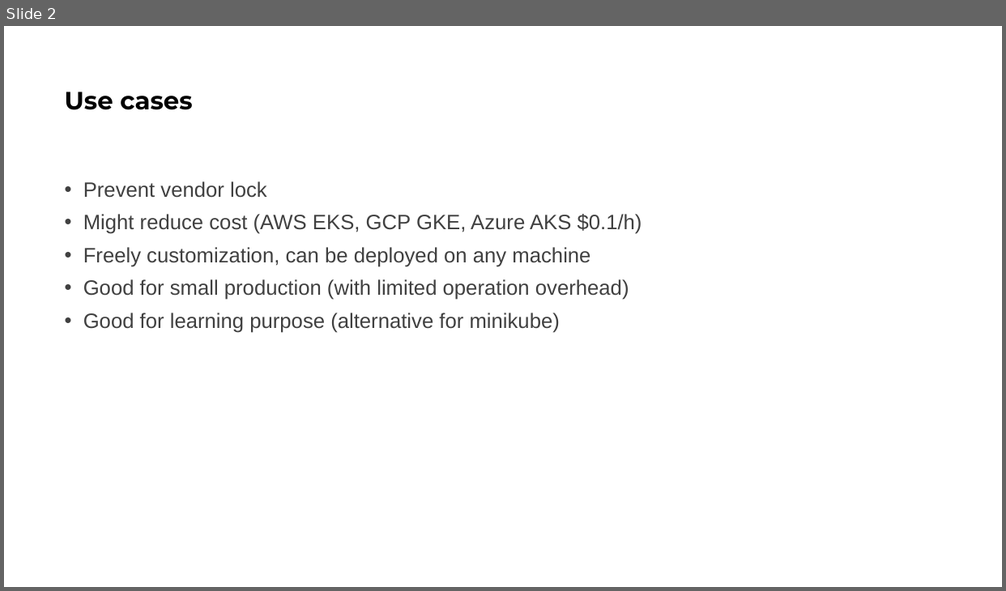
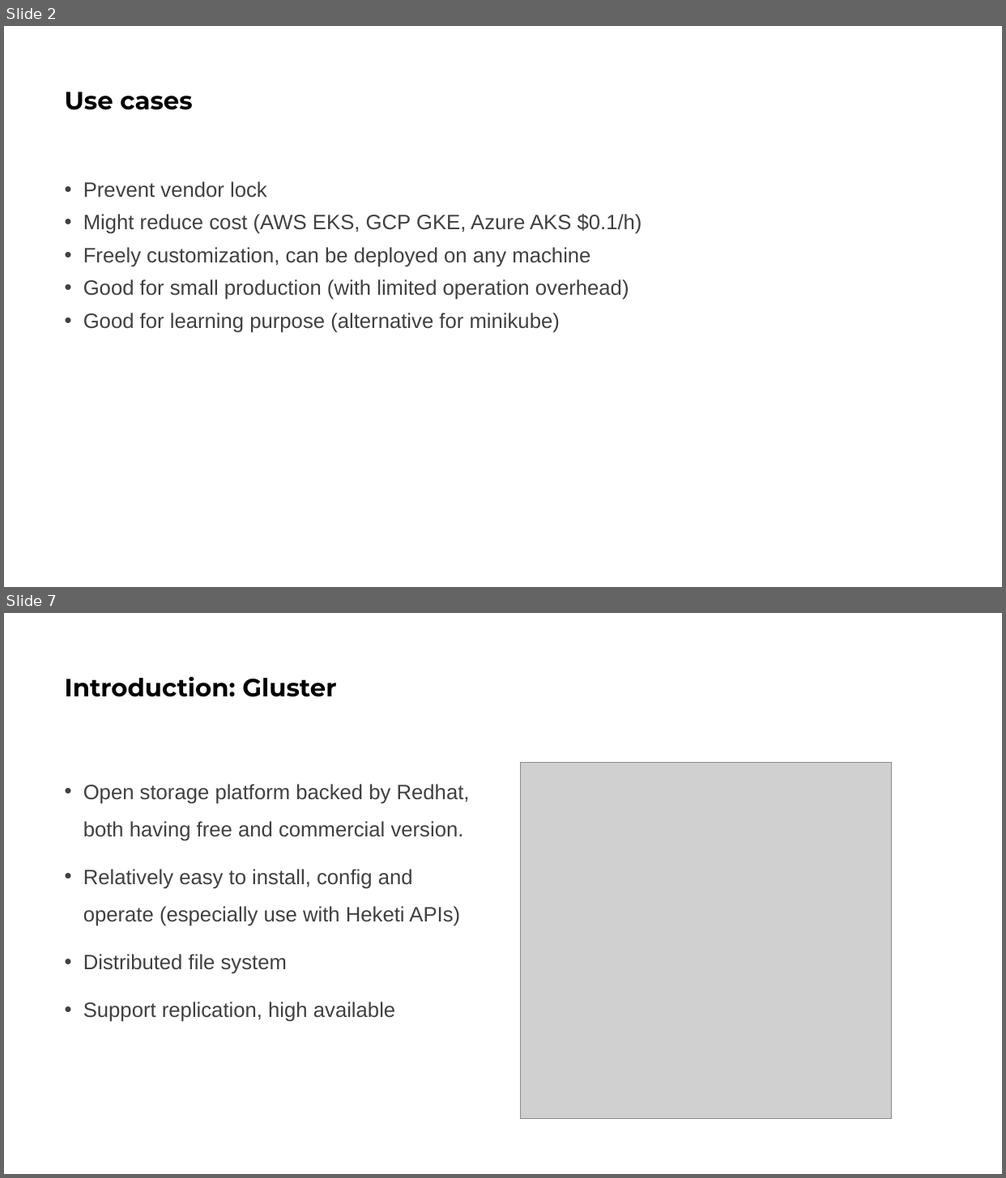
Before and after one commit to taquy/open-infra, a slide deck: BYOC.pptx. Shown one above the other, each under a label of ours: slide 2 before the commit, slides 2 and 7 after it; the slides between them are not shown. The pictures are 1006x591 and 1006x1178 pixels, drawn with LibreOffice and Linux fonts; fonts in the diff are those of the drawing; grey boxes stand for pictures. Boxes give left, top, right and bottom in pixels: in the first picture for what was removed or moved away, otherwise in the second. Text is boxed around its words. In the diff, an @@ line names an element or a change of style, - is before the commit and + after.

```diff
--- a/BYOC.pptx
+++ b/BYOC.pptx
@@ slide 7 added at [4, 613, 1002, 1174], background #FFFFFF @@
@@ title added at [65, 676, 336, 697], 24 pt, text #000000, bold @@
+Introduction: Gluster
@@ picture added at [521, 763, 892, 1119] @@
@@ text added at [83, 784, 470, 1022], 20 pt, text #404040 @@
+• Open storage platform backed by Redhat, both having free and commercial version.
+• Relatively easy to install, config and operate (especially use with Heketi APIs)
+• Distributed file system
+• Support replication, high available
```
Also in this commit, not shown: 4 slides changed, 5 other slides added, 7 other files.
